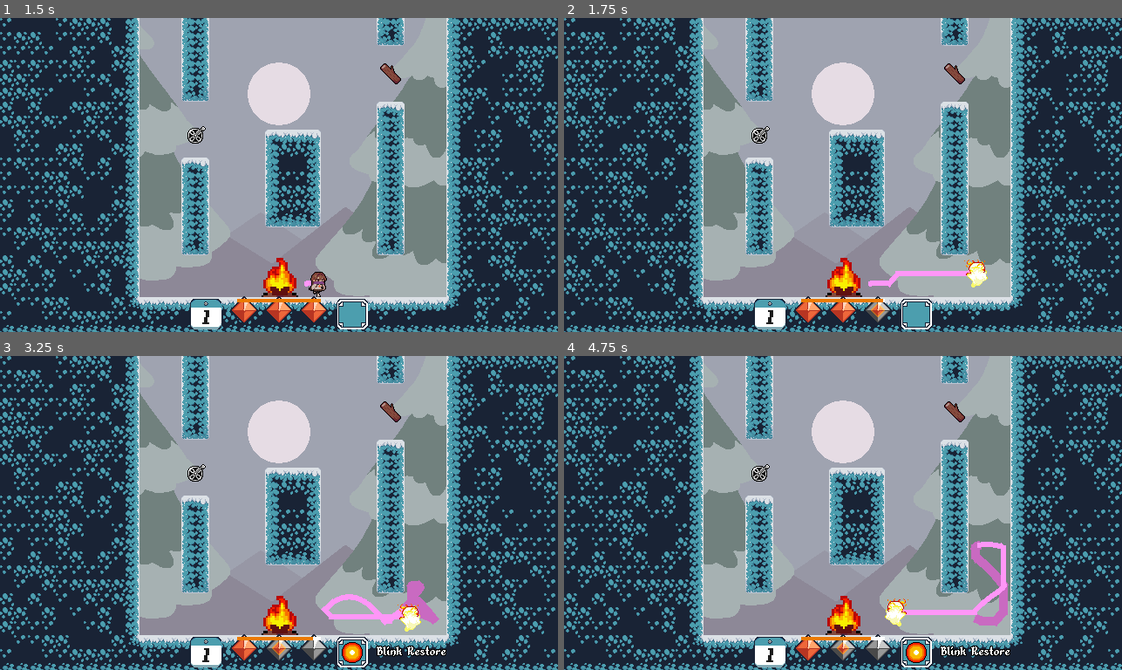
Above: before the commit, frames 1-4 (two rows, left to right).
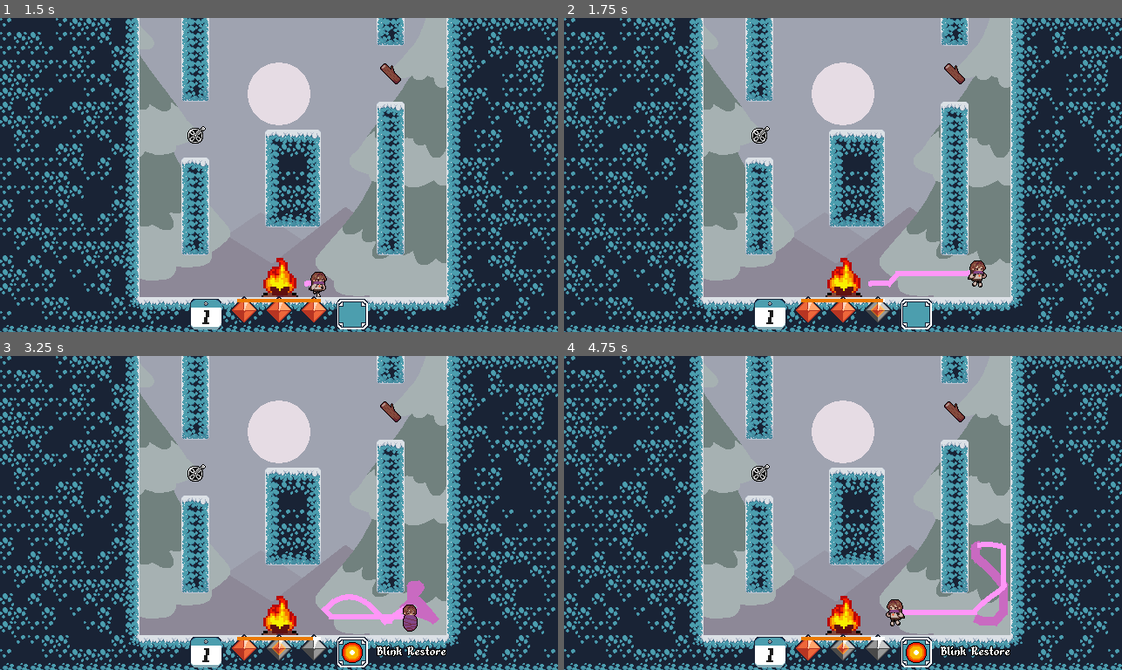
Above: after the commit, the same moments.

Repository: TheRealRaichu/speed-platformer-snake
Game: Godot game, scene res://scenes/scene_root.tscn
The game is run twice, just before and just after one commit, with the same random seed, the same clock (stepped at 60 frames per second) and the same inputs.
Inputs:
- Up to frame 1 (1.5 s): tap Enter at 0.5 s; hold X (ability) 0.53-1.28 s; hold Right (move_right) from 0.53 s (still down); tap C (jump) at 0.77, 0.8, 1.07, 1.35 s
- Up to frame 2 (1.75 s): keep holding Right (move_right); tap C (jump) at 1.52 s; tap X (ability) at 1.55 s
- Up to frame 3 (3.25 s): tap C (jump) at 1.82, 2.3, 3.02 s; release Right (move_right) at 2.03 s; hold Left (move_left) 2.03-2.78 s; hold X (ability) 2.03-2.78 s; hold Right (move_right) from 2.78 s (still down); tap 7 (add_blink) at 2.85 s; tap X (ability) at 3.05 s
- Up to frame 4 (4.75 s): tap C (jump) at 3.32, 4.52 s; hold C (jump) 3.53-4.28 s; tap 6 (add_portfuel) at 3.6 s; release Right (move_right) at 4.28 s; hold Left (move_left) from 4.28 s (still down); tap 9 (add_reel) at 4.35 s; tap X (ability) at 4.55 s

Frame 1 is identical in both runs. In frame 2, 0.2% of the frame differs, in the area x 71-76%, y 76-86%; in frame 3, 0.2%, in the area x 71-76%, y 78-88%; in frame 4, 0.2%.

Commit message:
channeling implementation
currently buggy as hell !!
fix please !!

Diff:
--- a/speed-platformer-snake/scenes/player.tscn
+++ b/speed-platformer-snake/scenes/player.tscn
@@ -72,6 +72,38 @@
 atlas = ExtResource("4_dqkch")
 region = Rect2(256, 128, 32, 32)
 
+[sub_resource type="AtlasTexture" id="AtlasTexture_ljgr3"]
+atlas = ExtResource("4_qlg0r")
+region = Rect2(96, 168, 32, 32)
+
+[sub_resource type="AtlasTexture" id="AtlasTexture_fr8ja"]
+atlas = ExtResource("4_qlg0r")
+region = Rect2(128, 168, 32, 32)
+
+[sub_resource type="AtlasTexture" id="AtlasTexture_gvmy4"]
+atlas = ExtResource("4_qlg0r")
+region = Rect2(160, 168, 32, 32)
+
+[sub_resource type="AtlasTexture" id="AtlasTexture_fcu33"]
+atlas = ExtResource("4_qlg0r")
+region = Rect2(192, 168, 32, 32)
+
+[sub_resource type="AtlasTexture" id="AtlasTexture_qmsq4"]
+atlas = ExtResource("4_dqkch")
+region = Rect2(96, 168, 32, 32)
+
+[sub_resource type="AtlasTexture" id="AtlasTexture_5vs2b"]
+atlas = ExtResource("4_dqkch")
+region = Rect2(128, 168, 32, 32)
+
+[sub_resource type="AtlasTexture" id="AtlasTexture_a7i4v"]
+atlas = ExtResource("4_dqkch")
+region = Rect2(160, 168, 32, 32)
+
+[sub_resource type="AtlasTexture" id="AtlasTexture_b5l0c"]
+atlas = ExtResource("4_dqkch")
+region = Rect2(192, 168, 32, 32)
+
 [sub_resource type="AtlasTexture" id="AtlasTexture_60mlk"]
 atlas = ExtResource("4_qlg0r")
 region = Rect2(416, 248, 32, 32)
@@ -429,6 +461,40 @@
 "loop": false,
 "name": &"blink_out_no_fuel",
 "speed": 12.0
+}, {
+"frames": [{
+"duration": 1.0,
+"texture": SubResource("AtlasTexture_ljgr3")
+}, {
+"duration": 1.0,
+"texture": SubResource("AtlasTexture_fr8ja")
+}, {
+"duration": 1.0,
+"texture": SubResource("AtlasTexture_gvmy4")
+}, {
+"duration": 1.0,
+"texture": SubResource("AtlasTexture_fcu33")
+}],
+"loop": true,
+"name": &"channeling_has_fuel",
+"speed": 8.0
+}, {
+"frames": [{
+"duration": 1.0,
+"texture": SubResource("AtlasTexture_qmsq4")
+}, {
+"duration": 1.0,
+"texture": SubResource("AtlasTexture_5vs2b")
+}, {
+"duration": 1.0,
+"texture": SubResource("AtlasTexture_a7i4v")
+}, {
+"duration": 1.0,
+"texture": SubResource("AtlasTexture_b5l0c")
+}],
+"loop": true,
+"name": &"channeling_no_fuel",
+"speed": 8.0
 }, {
 "frames": [{
 "duration": 1.0,
@@ -737,9 +803,16 @@
 "speed": 1.0
 }]
 
-[node name="player" type="CharacterBody2D" unique_id=1759500252 groups=["player"]]
+[node name="player" type="CharacterBody2D" unique_id=1759500252 node_paths=PackedStringArray("scarf", "scarf_box", "anim_sprite", "blink_refresh_timer", "channeling_timer", "left_wall_detector", "right_wall_detector") groups=["player"]]
 safe_margin = 0.1
 script = ExtResource("1_3vyb7")
+scarf = NodePath("Scarf")
+scarf_box = NodePath("scarf detector")
+anim_sprite = NodePath("AnimatedSprite2D")
+blink_refresh_timer = NodePath("blink refresh timer")
+channeling_timer = NodePath("channeling timer")
+left_wall_detector = NodePath("left wall jump detector")
+right_wall_detector = NodePath("right wall jump detector")
 
 [node name="collision box" type="CollisionShape2D" parent="." unique_id=854408467]
 position = Vector2(0, -15)
@@ -747,6 +820,9 @@
 
 [node name="blink refresh timer" type="Timer" parent="." unique_id=803798667]
 wait_time = 5.0
+one_shot = true
+
+[node name="channeling timer" type="Timer" parent="." unique_id=1614370263]
 one_shot = true
 
 [node name="Scarf" parent="." unique_id=539848075 instance=ExtResource("3_qhqgy")]
@@ -765,7 +841,7 @@
 texture_filter = 1
 position = Vector2(0, -16)
 sprite_frames = SubResource("SpriteFrames_4ni07")
-animation = &"idle_no_fuel"
+animation = &"channeling_no_fuel"
 
 [node name="left wall jump detector" type="RayCast2D" parent="." unique_id=1546371039]
 position = Vector2(0, -16)
@@ -778,3 +854,4 @@
 collision_mask = 2
 
 [connection signal="timeout" from="blink refresh timer" to="." method="_on_blink_refresh_timer_timeout"]
+[connection signal="timeout" from="channeling timer" to="." method="_on_channeling_timer_timeout"]
--- a/speed-platformer-snake/scripts/player.gd
+++ b/speed-platformer-snake/scripts/player.gd
@@ -3,16 +3,18 @@
 
 ## PLAYER
 # child references
-@onready var scarf := $Scarf
-@onready var scarf_box := $"scarf detector"
-@onready var anim_sprite := $AnimatedSprite2D
-@onready var blink_refresh_timer := $"blink refresh timer"
-@onready var left_wall_detector := $"left wall jump detector"
-@onready var right_wall_detector := $"right wall jump detector"
+@export var scarf : Node2D
+@export var scarf_box : Area2D
+@export var anim_sprite : AnimatedSprite2D
+@export var blink_refresh_timer : Timer
+@export var channeling_timer : Timer
+@export var left_wall_detector : RayCast2D
+@export var right_wall_detector : RayCast2D
 
 # ready
 func _ready() -> void:
 	blink_refresh_timer.wait_time = BLINK_REFRESH_DURATION # set blink timer duration
+	channeling_timer.wait_time = CHANNELING_DURATION # set channeling timer's duration
 
 # ANIMATION HANDLER ======
 
@@ -79,6 +81,8 @@
 func scarf_increment(): # call scarf to increment lifespan
 	scarf.increment_node_lifespan()
 
+# BLINK ===============
+
 const MAX_BLINK := 3 # max amount of blink charges that can be held
 const BLINK_REFRESH_DURATION := 3 # time it takes to charge another blink
 var current_blink_count := MAX_BLINK # current number of blinks on hand
@@ -97,6 +101,31 @@
 # called from blink usage and reeler usage
 func scarf_invincible_timer():
 	get_tree().create_timer(BLINK_SCARF_I_DURATION).timeout.connect(func(): scarf_invincible = false) # start timer to end cooldown
+
+# CHANNELING currently buggy asl
+
+const CHANNELING_BLINKS := 1 # how many blinks gained after channeling
+const CHANNELING_DURATION := 1.0 # how long it takes to channel
+const CHANNELING_VELOCITY := 40.0 # max velocity while channeling
+const CHANNELING_VELOCITY_SCARF := 10.0 # max velocity while channeling in scarf
+var is_channeling := false
+var failed_channel := false
+
+func start_channeling():
+	if failed_channel:
+		return # can't start a channel when you've already failed
+	is_channeling = true
+	no_interrupt = true # mark as unanimatable
+	channeling_timer.start()
+
+func _on_channeling_timer_timeout() -> void:
+	end_channel()
+	current_blink_count += 1
+
+func end_channel():
+	is_channeling = false
+	no_interrupt = false
+	channeling_timer.stop()
 
 # PICKUPS ===============
 
@@ -394,45 +423,68 @@
 		velocity.y = move_toward(velocity.y, WALL_SLIDE_Y_VELOCITY, 50)  # move toward wall sliding speed
 
 func blink_process():
-	if Input.is_action_just_pressed("ability") and not blink_on_cooldown and current_blink_count > 0: # when blink input pressed and cooldown not active and atleast one blink charge
-		AudioManager.play("blink") # play audio
-		blinked.emit() # signal blink
-		# cooldown
-		blinked_charge_update() # tell blink management system that blink was used
-		blink_on_cooldown = true # start cooldown
-		get_tree().create_timer(BLINK_COOLDOWN).timeout.connect(func(): blink_on_cooldown = false) # start timer to end cooldown
-		# check direction
-		var blink_vector := Vector2(horizontal_direction, vertical_direction) # take direction of blink
-		blink_vector = blink_vector.normalized() # normalize
-
-		# fix jump flags
-		reset_jump_attributes_process()
-		velocity = blink_vector*BLINKING_VELOCITY # set velocity during blink
-		is_blinking = true # mark player as blinking
-
-		no_interrupt = true # mark as unanimatable
-
-		play_anim("blink_in") # play in animation
-
-		await get_tree().create_timer(BLINK_DURATION).timeout
-
-		play_anim("blink_out") # play out animation
-
-		# flag update
-		is_blinking = false # no longer blinking
-		scarf_invincible = true # post blink invincibility
-		# set timer to remove invincibility
-		scarf_invincible_timer()
-
-		# set velocity
-		velocity = Vector2(
-			BLINK_OUT_VELOCITY * blink_vector.x,
-			BLINK_OUT_VELOCITY * blink_vector.y)
-
-		# finish blink out animation and mark as animatable
-		await anim_sprite.animation_finished
-		no_interrupt = false
-
+	# return gates
+	if not Input.is_action_just_pressed("ability") or is_channeling: # when blink input pressed or if channeling
+		return
+	if current_blink_count <= 0: # if blinks not available
+		start_channeling()
+		return
+	if blink_on_cooldown: # if on cooldown
+		return
+
+	AudioManager.play("blink") # play audio
+	blinked.emit() # signal blink
+	# cooldown
+	blinked_charge_update() # tell blink management system that blink was used
+	blink_on_cooldown = true # start cooldown
+	get_tree().create_timer(BLINK_COOLDOWN).timeout.connect(func(): blink_on_cooldown = false) # start timer to end cooldown
+	# check direction
+	var blink_vector := Vector2(horizontal_direction, vertical_direction) # take direction of blink
+	blink_vector = blink_vector.normalized() # normalize
+
+	# fix jump flags
+	reset_jump_attributes_process()
+	velocity = blink_vector*BLINKING_VELOCITY # set velocity during blink
+	is_blinking = true # mark player as blinking
+
+	no_interrupt = true # mark as unanimatable
+
+	play_anim("blink_in") # play in animation
+
+	await get_tree().create_timer(BLINK_DURATION).timeout
+
+	play_anim("blink_out") # play out animation
+
+	# flag update
+	is_blinking = false # no longer blinking
+	scarf_invincible = true # post blink invincibility
+	# set timer to remove invincibility
+	scarf_invincible_timer()
+
+	# set velocity
+	velocity = Vector2(
+		BLINK_OUT_VELOCITY * blink_vector.x,
+		BLINK_OUT_VELOCITY * blink_vector.y)
+
+	# finish blink out animation and markxx as animatable
+	await anim_sprite.animation_finished
+	no_interrupt = false
+
+func channeling_process():
+	if failed_channel and (current_blink_count > 0 or is_on_floor()): # if have blinks, and channel is failed
+		failed_channel = false # reset fail flag
+
+	if is_channeling and Input.is_action_pressed("ability"): # if still channeling
+		if velocity.length() > CHANNELING_VELOCITY if is_in_scarf else CHANNELING_VELOCITY_SCARF:
+			velocity = velocity.normalized()*CHANNELING_VELOCITY
+		# play channeling animation
+		play_anim("channeling" if not is_in_scarf else "channeling_scarf")
+	else:
+		# fail the channel
+		failed_channel = true
+		end_channel()
+
+func scarf_pentalty_process():
 	# scarf penalty
 	if check_in_scarf():
 		scarf_slowdown() # enact scarf penalty
@@ -445,6 +497,10 @@
 	if is_blinking: # if currently in blink
 		move_and_slide()
 		return
+	if is_channeling:
+		channeling_process()
+		move_and_slide()
+		return
 
 	# MOVEMENT
 	# TAKE INPUT DIRECTIONS
@@ -488,6 +544,12 @@
 	# BLINKING
 	blink_process()
 
+	# CHANNELING
+	channeling_process()
+
+	# SCARF PENALTY
+	scarf_pentalty_process()
+
 	move_and_slide() # duh
 
 	# SOUND
@@ -496,6 +558,7 @@
 
 	# ANIMATION PROCESS
 	# ordered by precedence (e.g. check tangle after run)
+	# blinks and channels are in blink_process and start_channel respectively
 	# facing
 	if horizontal_direction:
 		anim_sprite.flip_h = false if horizontal_direction < 0 else true
Binary file changed: speed-platformer-snake/assets/player/player_has_fuel.png
Binary file changed: speed-platformer-snake/assets/player/player_no_fuel.png
